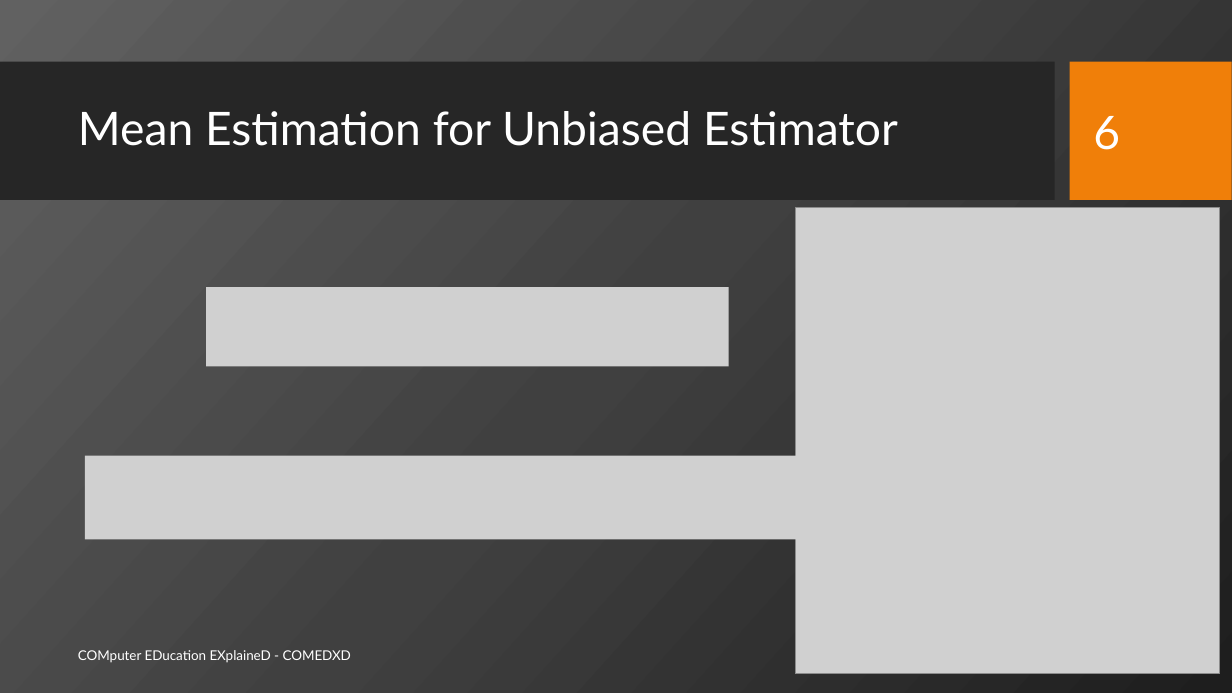
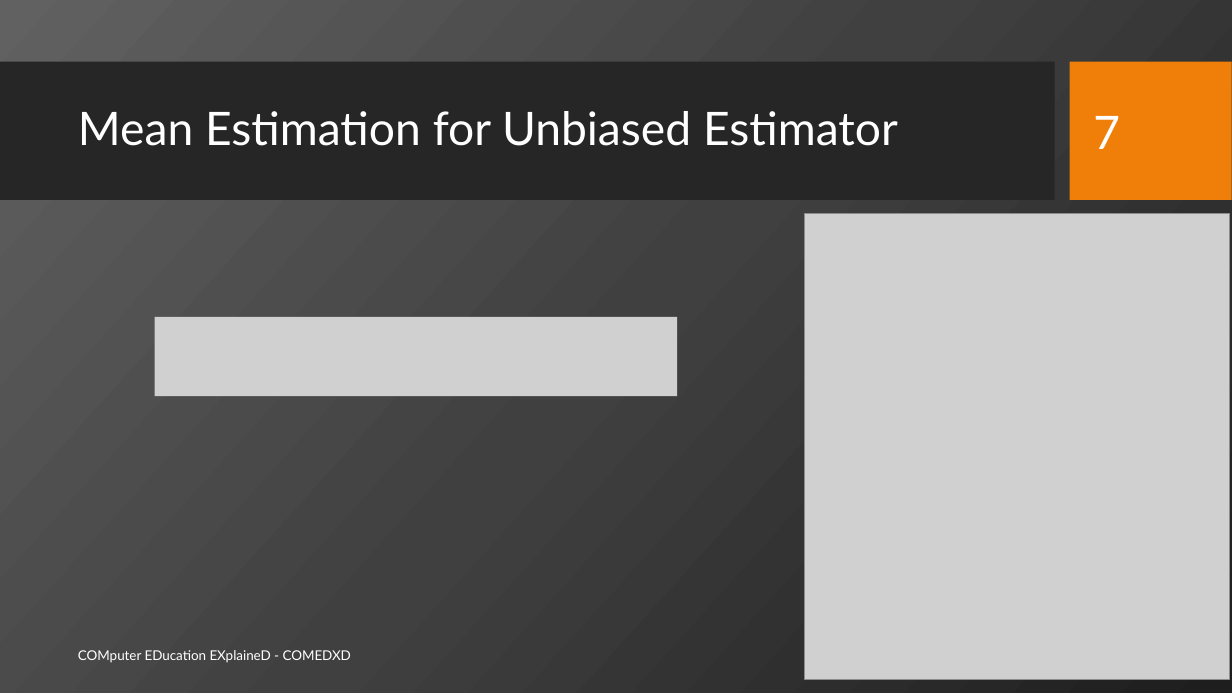
Before and after one commit to sajjo79/Machine-Learning, a slide deck: slide 7 of Slides/ML-Ch4-Parametric Methods-II.pptx (slide 6 before the commit). Drawn at 1232x693 pixels with LibreOffice and Linux fonts; fonts in the diff are those of the drawing; grey boxes stand for pictures; background and template pictures are left out. Boxes give left, top, right and bottom in pixels: in the first picture for what was removed or moved away, otherwise in the second. Text is boxed around its words. In the diff, an @@ line names an element or a change of style, - is before the commit and + after.

```diff
--- a/Slides/ML-Ch4-Parametric Methods-II.pptx
+++ b/Slides/ML-Ch4-Parametric Methods-II.pptx
@@ page number at [1093,116,1120,149]: text changed @@
-6
+7
@@ picture: place and size @@
-picture at [795,208,1219,674]
+picture at [805,213,1229,679]
@@ picture: place and size @@
-picture at [206,287,729,367]
+picture at [154,317,677,396]
@@ picture removed at [85,456,827,540] @@
```
Also in this commit, not shown: 5 other slides changed, 6 slides added.
